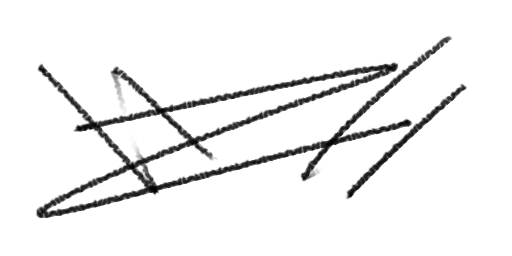
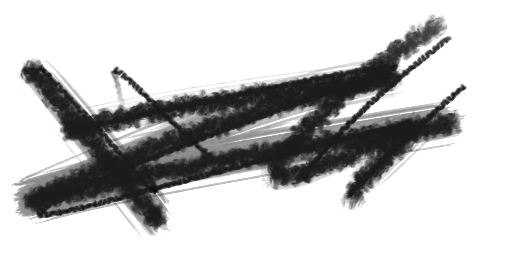
Layered file, before and after one edit (512×256). Changes by layer:
painted on "图层 1" over [11, 13, 467, 238]
